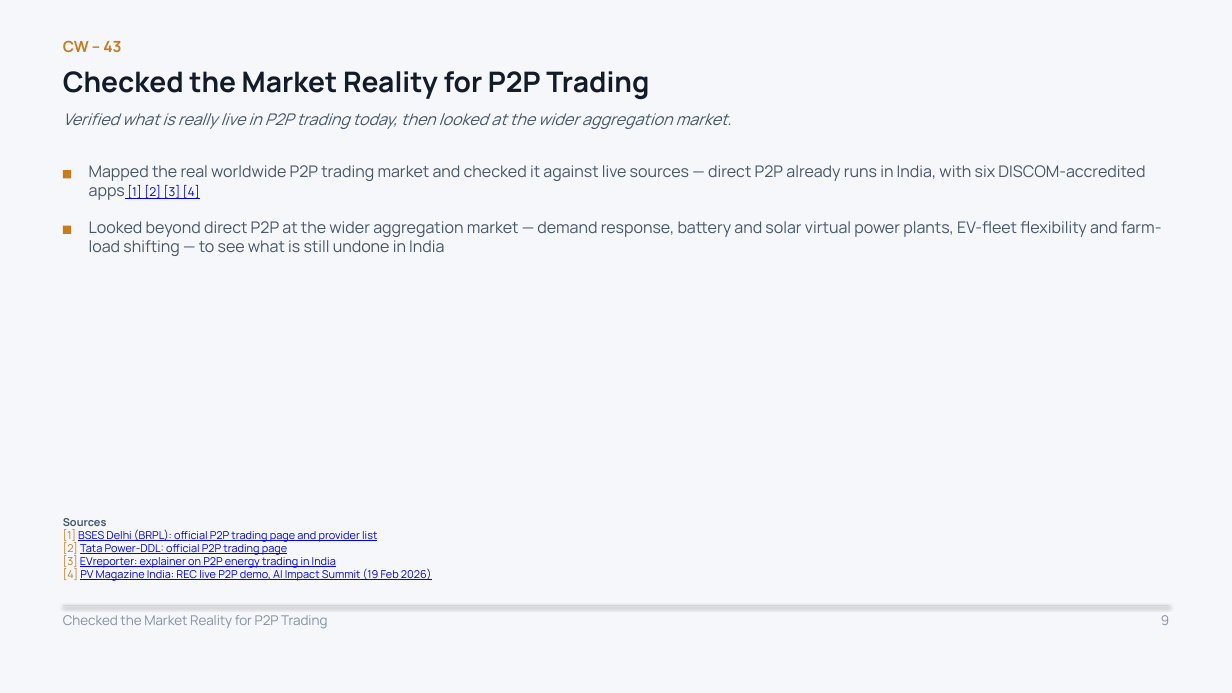
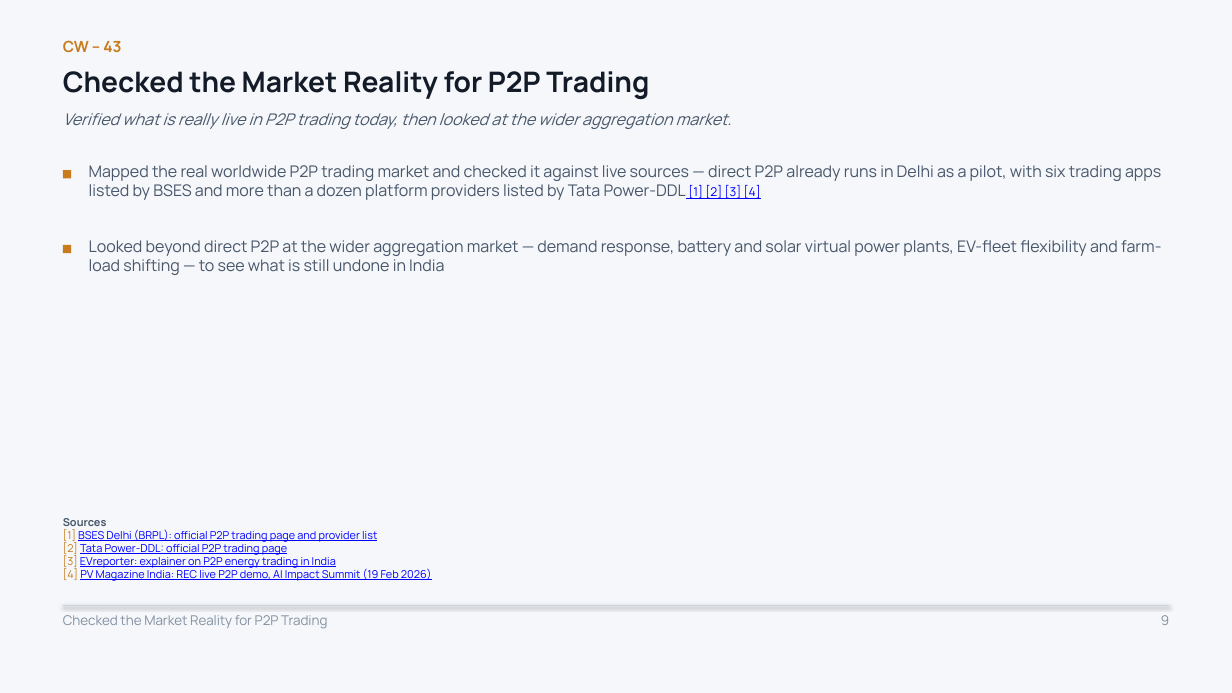
Before and after one commit to Sanjay-dev22/personal-deg, a slide deck: slide 9 of work-record/DEG-IES-Weekly-Update-Group-Meeting.pptx. Drawn at 1232x693 pixels with LibreOffice and Linux fonts; fonts in the diff are those of the drawing. Boxes give left, top, right and bottom in pixels: in the first picture for what was removed or moved away, otherwise in the second. Text is boxed around its words. In the diff, an @@ line names an element or a change of style, - is before the commit and + after.

```diff
--- a/work-record/DEG-IES-Weekly-Update-Group-Meeting.pptx
+++ b/work-record/DEG-IES-Weekly-Update-Group-Meeting.pptx
@@ text at (x1=89, y1=165, x2=1161, y2=200): text changed @@
-Mapped the real worldwide P2P trading market and checked it against live sources — direct P2P already runs in India, with six DISCOM-accredited apps [1] [2] [3] [4]
+Mapped the real worldwide P2P trading market and checked it against live sources — direct P2P already runs in Delhi as a pilot, with six trading apps listed by BSES and more than a dozen platform providers listed by Tata Power-DDL [1] [2] [3] [4]
@@ text "Looked beyond direct P2P at ..." moved from (x1=89, y1=221, x2=1161, y2=256) to (x1=89, y1=240, x2=1161, y2=275) @@
@@ rectangle moved from (x1=63, y1=226, x2=71, y2=234) to (x1=63, y1=245, x2=71, y2=253) @@
```
Also in this commit, not shown: 3 other slides changed, 1 other file.
